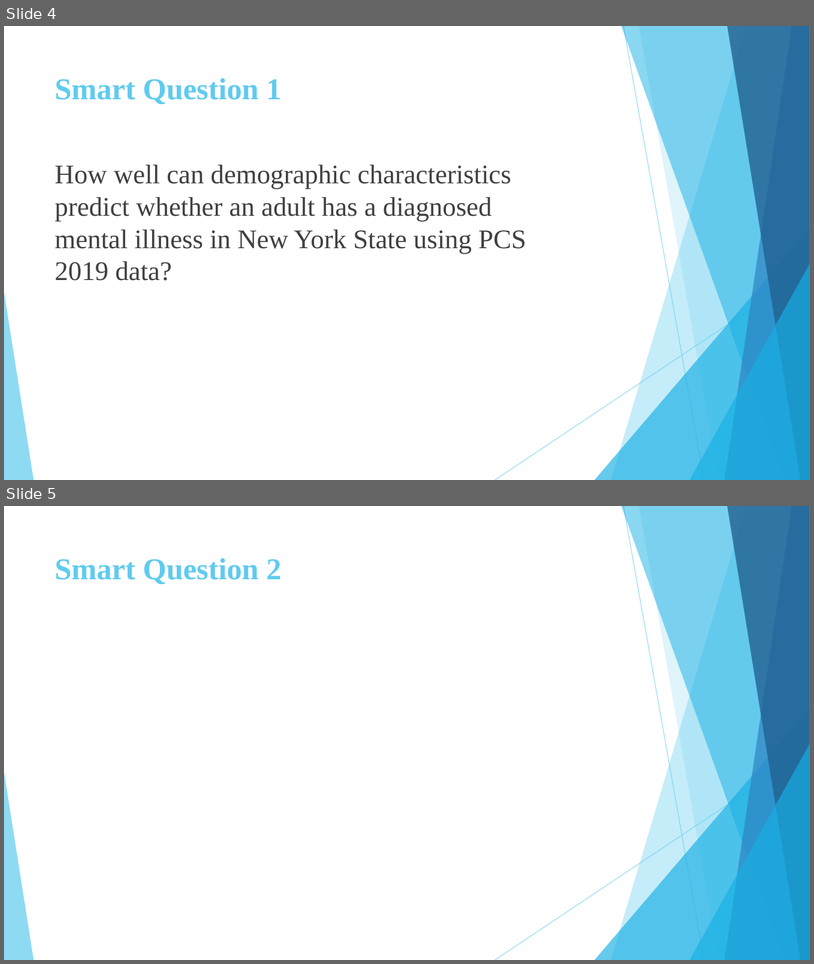
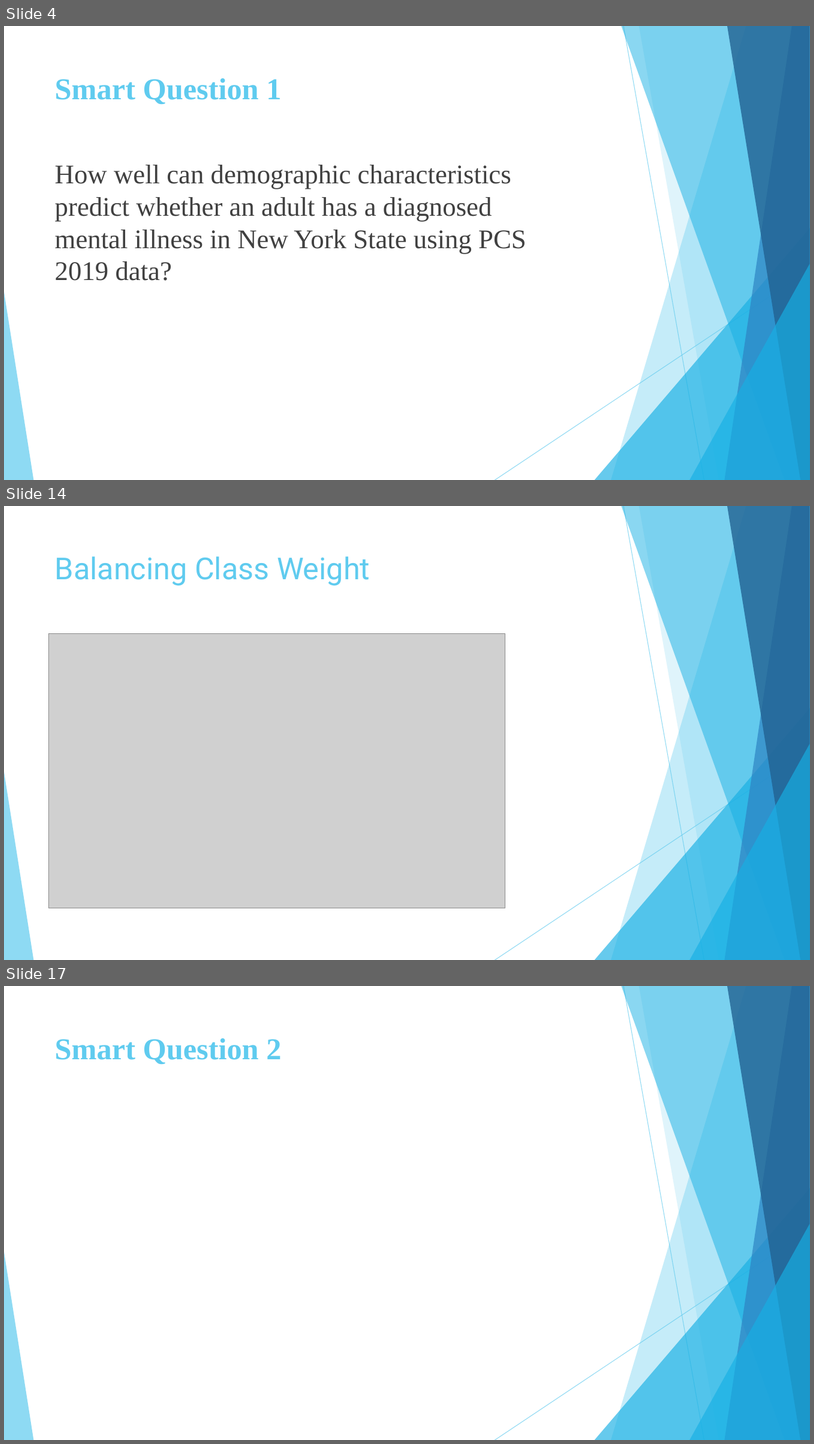
Before and after one commit to daniasalman6/Project-Data-Mining, a slide deck: Presentation/Final_Presentation.pptx. Shown one above the other, each under a label of ours: slides 4 and 5 before the commit, slides 4, 14 and 17 after it; the slides between them are not shown. The pictures are 814x964 and 814x1444 pixels, drawn with LibreOffice and Linux fonts; fonts in the diff are those of the drawing; grey boxes stand for pictures. Boxes give left, top, right and bottom in pixels: in the first picture for what was removed or moved away, otherwise in the second. Text is boxed around its words. In the diff, an @@ line names an element or a change of style, - is before the commit and + after.

```diff
--- a/Presentation/Final_Presentation.pptx
+++ b/Presentation/Final_Presentation.pptx
@@ slide 14 added at [4,506,810,960], background #FFFFFF; not listed: 10 template elements that a slide beside it also shows @@
@@ title added at [55,556,370,586], 36 pt, text #5FCBEF @@
+Balancing Class Weight
@@ picture added at [49,634,506,907] @@
@@ what was slide 5 is now slide 17 @@
```
Also in this commit, not shown: 1 slide changed, 10 other slides added.
